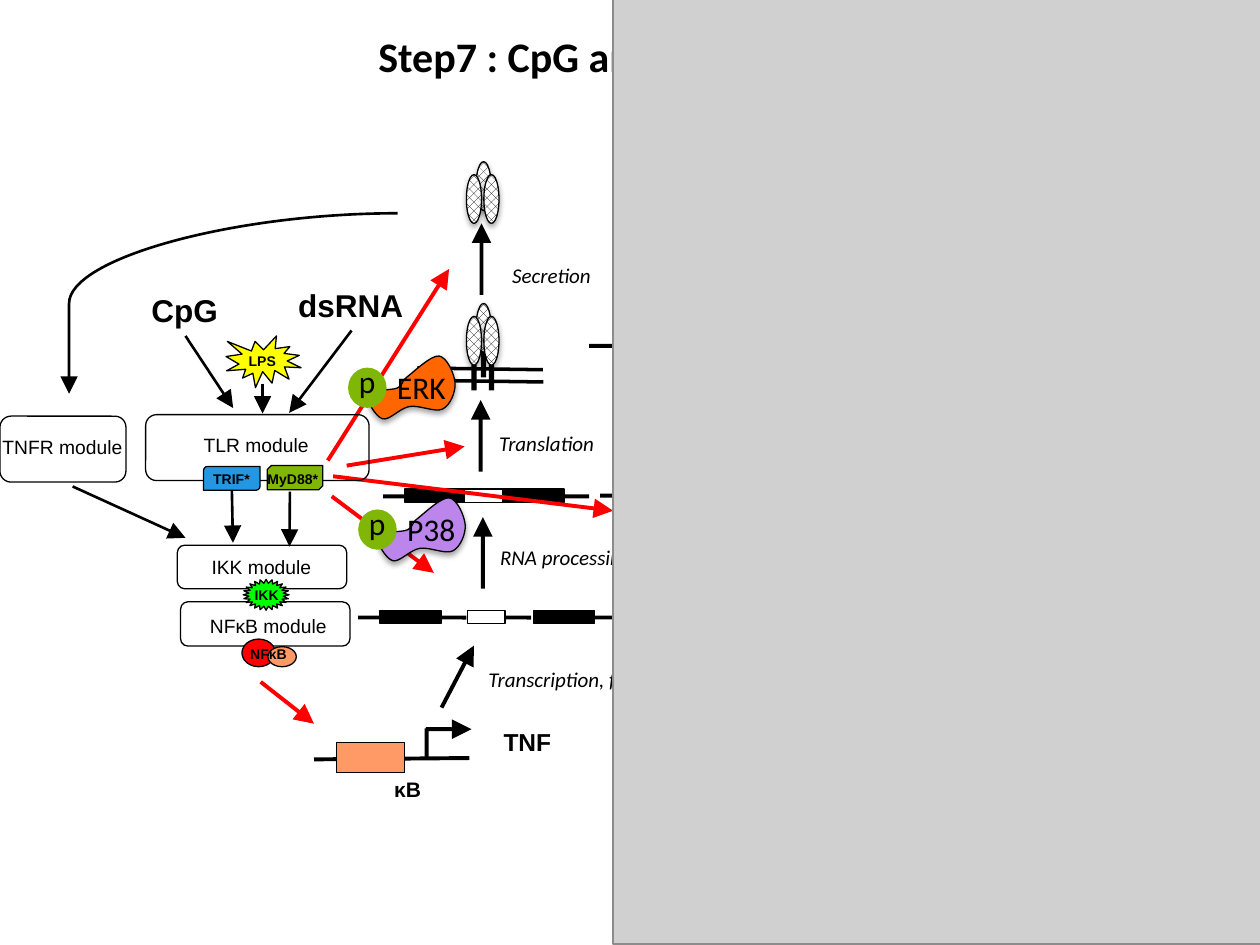
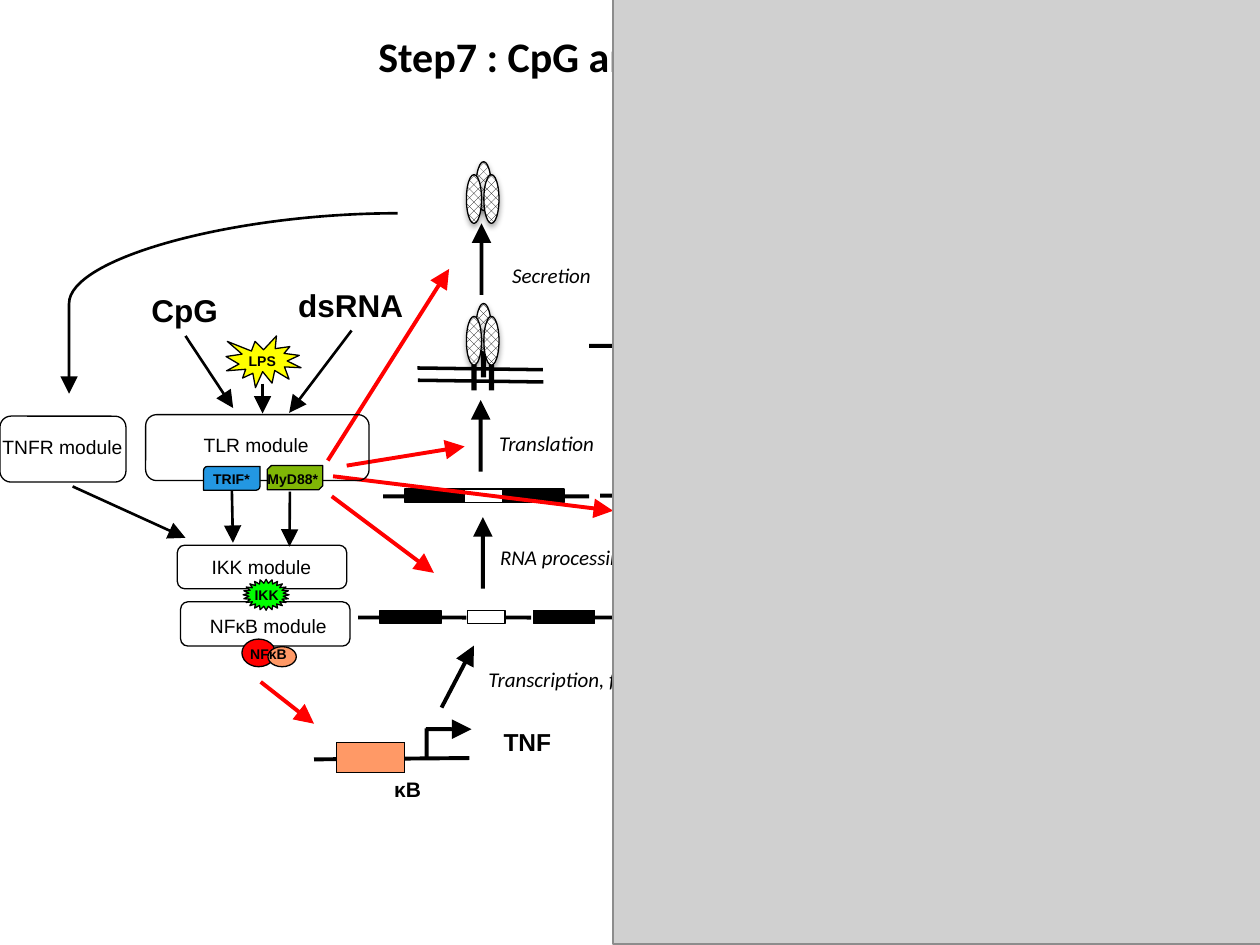
Before and after one commit to biomystery/TNF_regulation, a slide deck: slide 11 of TNF_Slides.pptx (slide 9 before the commit). Drawn at 1260x945 pixels with LibreOffice and Linux fonts; fonts in the diff are those of the drawing; grey boxes stand for pictures. Boxes give left, top, right and bottom in pixels: in the first picture for what was removed or moved away, otherwise in the second. Text is boxed around its words. In the diff, an @@ line names an element or a change of style, - is before the commit and + after.

```diff
--- a/TNF_Slides.pptx
+++ b/TNF_Slides.pptx
@@ group removed at <box>348,357,455,420</box>: 2 texts, 1 freeform shape, 1 ellipse @@
-ERK
-p
@@ group removed at <box>358,498,465,561</box>: 2 texts, 1 freeform shape, 1 ellipse @@
-P38
-p
```
Also in this commit, not shown: 2 other slides changed, 3 slides added, 1 slide removed, 25 other files.
